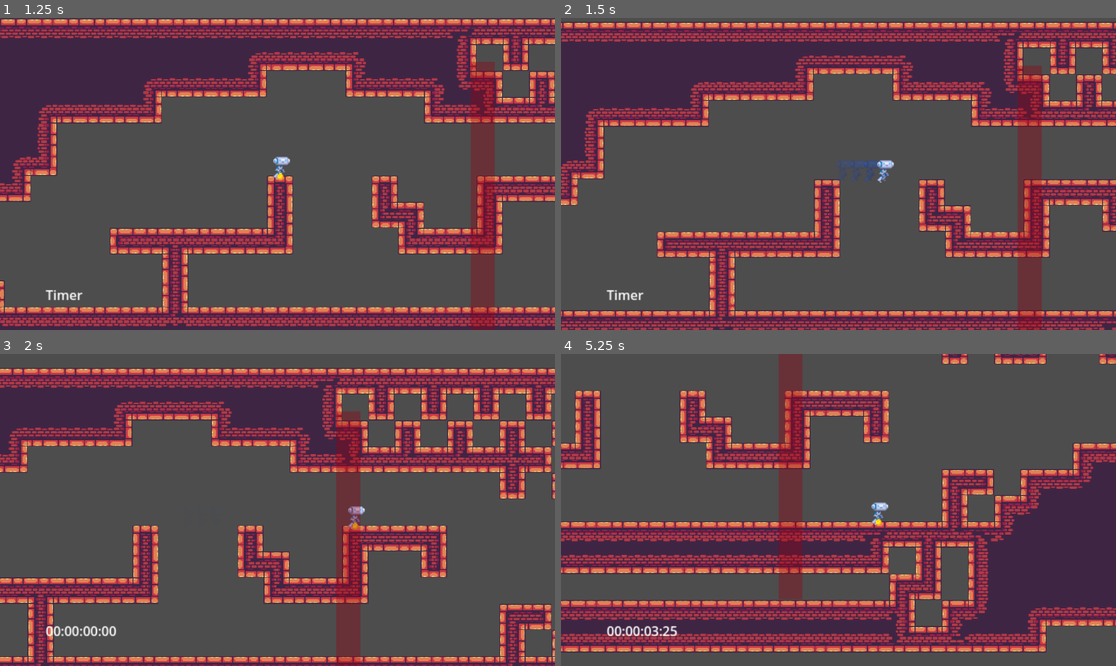
Above: before the commit, frames 1-4 (two rows, left to right).
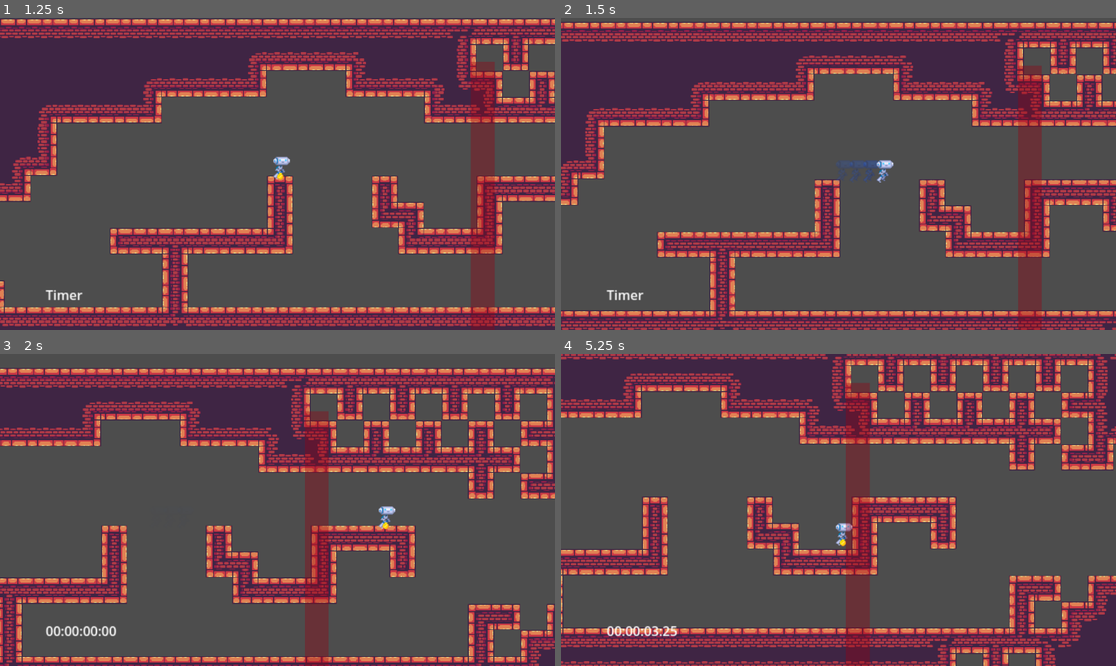
Above: after the commit, the same moments.

Repository: Slabity/LudumDare53
Game: Godot game, scene res://src/scenes/main_scene.tscn
Same seed, same stepped clock (60 frames per second), same inputs: the game is played once before the commit and once after it.
Inputs (mouse positions are in pixels of both pictures, inside the frame that each line leads up to):
- Up to frame 1 (1.25 s): click "Play" at 0.5 s
- Up to frame 2 (1.5 s): move the mouse to (960, 158) at 1.27 s; hold Right (ui_right) from 1.28 s (still down); tap K (dash) at 1.35 s; click (960, 158) at 1.42 s
- Up to frame 3 (2 s): keep holding Right (ui_right); tap J (jump) at 1.52 s; right-click (399, 494) at 1.55 s
- Up to frame 4 (5.25 s): release Right (ui_right) at 2 s; drag from (727, 525) to (910, 575) at 2.02 s; move the mouse to (894, 441) at 2.77 s; hold Left (ui_left) 2.78-3.5 s; tap K (dash) at 2.85, 4.35 s; right-click (894, 441) at 3.05 s; drag from (810, 572) to (672, 463) at 3.52 s; move the mouse to (1005, 556) at 4.27 s; hold Right (ui_right) 4.28-5 s; tap J (jump) at 4.52 s; right-click (1005, 556) at 4.55 s; drag from (672, 463) to (838, 444) at 5.02 s

Frame 1 is identical in both runs. In frame 2, 3.8% of the frame differs, in the area x 0-100%, y 1-100%; in frame 3, 35%; in frame 4, 70%, in the area x 0-100%, y 0-100%.

Commit message:
Movement polish

Diff:
--- a/src/scenes/player/grapple/grapple.gd
+++ b/src/scenes/player/grapple/grapple.gd
@@ -6,7 +6,7 @@
 @onready var raycast = $RayCast2D
 @onready var links = $Links
 @onready var hook = $Hook
-@export var grapple_length: float = 170.0
+@export var grapple_length: float = 200.0
 @export var hook_speed = 1500.0
 
 signal grapple_attached(hook_location: Vector2)  # global position
--- a/src/scenes/player/player.gd
+++ b/src/scenes/player/player.gd
@@ -33,6 +33,8 @@
 @onready var cooldowns = $Cooldowns
 # @onready var dash_particles = $DashParticles
 
+@export var air_momentum = 0.96  # Higher is more drag.
+@export var air_input_multiplier = 0.75  # Input influence while in air
 @export var dash_trail_sprite: PackedScene
 @export var speed = Vector2(200.0, 350.0)
 @export var dash_speed = Vector2(500.0, 550.0)
@@ -42,7 +44,6 @@
 @export var gravity_multiplier = 1.2
 @export var gravity_input_control_up = 0.9
 @export var gravity_input_control_down = 1.1
-@export var max_x_movement = 3000  # Maximum x movement.
 @export var wall_friction = 0.5
 @export var wall_kick_speed = 300.0
 @export var wall_hard_kick_speed = 1.3
@@ -55,6 +56,8 @@
 @export var grapple_kick_length = 0.2
 @export var grapple_spring_const = 25.0
 @export var grapple_damp_const = Vector2(1.0, 2.0)
+@export var grapple_swing_ratio = 0.06  # How much the velocity influences the swing force.
+@export var grapple_max_force = 18.0
 
 var _dash_dir = Vector2.ZERO
 var _can_dash = true
@@ -163,39 +166,43 @@
 		velocity = _dash_dir * dash_speed
 		if sliding:
 			velocity *= 0.7
+		return
+
+	var spd = hyper_speed_long if cooldowns.exists(Cooldowns.HYPER) else speed.x
+	if cooldowns.exists(Cooldowns.WALL_KICK_HARD) and _wall_dir_kick_hard * input_dir.x < 0:
+		# More speed away from wall after recently kicking off one.
+		spd *= wall_hard_kick_influence
+
+	var multiplier = 0.85 if not is_on_floor() else 1.0
+	var input_multiplier = air_input_multiplier if not is_on_floor() else 1.0
+	var desired_x = lerpf(velocity.x, input_dir.x * spd * input_multiplier, 0.3)
+	velocity.x += desired_x - velocity.x * multiplier
+
+	var grav_multiplier = 1.0
+	if input_dir.y > 0:
+		grav_multiplier = gravity_input_control_down
+	elif input_dir.y < 0:
+		grav_multiplier = gravity_input_control_up
+	velocity.y += gravity * gravity_multiplier * delta * grav_multiplier
+
+	# Apply wall friction. If applying friction for a certain time, reset dash.
+	if (
+		velocity.y > 0
+		and (
+			input_dir.x > 0.0 and right_wall_detector.is_colliding()
+			or input_dir.x < 0.0 and left_wall_detector.is_colliding()
+		)
+		and not cooldowns.exists(Cooldowns.WALL_KICK_RECENT)
+	):
+		velocity.y *= wall_friction
+		if !_can_dash:
+			if cooldowns.exists(Cooldowns.WALL_KICK_DASH_RESET):
+				cooldowns.remove(Cooldowns.WALL_KICK_DASH_RESET)
+			elif !cooldowns.exists(Cooldowns.WALL_DASH_RESET):
+				cooldowns.add(Cooldowns.WALL_DASH_RESET, dash_limit, self, "_reset_dash")
 	else:
-		var spd = hyper_speed_long if cooldowns.exists(Cooldowns.HYPER) else speed.x
-		if cooldowns.exists(Cooldowns.WALL_KICK_HARD) and _wall_dir_kick_hard * input_dir.x < 0:
-			# More speed away from wall after recently kicking off one.
-			spd *= wall_hard_kick_influence
-
-		var desired_x = lerpf(velocity.x, input_dir.x * spd, 0.35)
-		velocity.x += clamp(desired_x - velocity.x, -max_x_movement, max_x_movement)
-		var input_multiplier = 1.0
-		if input_dir.y > 0:
-			input_multiplier = gravity_input_control_down
-		elif input_dir.y < 0:
-			input_multiplier = gravity_input_control_up
-		velocity.y += gravity * gravity_multiplier * delta * input_multiplier
-
-		# Apply wall friction. If applying friction for a certain time, reset dash.
-		if (
-			velocity.y > 0
-			and (
-				input_dir.x > 0.0 and right_wall_detector.is_colliding()
-				or input_dir.x < 0.0 and left_wall_detector.is_colliding()
-			)
-			and not cooldowns.exists(Cooldowns.WALL_KICK_RECENT)
-		):
-			velocity.y *= wall_friction
-			if !_can_dash:
-				if cooldowns.exists(Cooldowns.WALL_KICK_DASH_RESET):
-					cooldowns.remove(Cooldowns.WALL_KICK_DASH_RESET)
-				elif !cooldowns.exists(Cooldowns.WALL_DASH_RESET):
-					cooldowns.add(Cooldowns.WALL_DASH_RESET, dash_limit, self, "_reset_dash")
-		else:
-			if cooldowns.exists(Cooldowns.WALL_DASH_RESET):
-				cooldowns.remove_no_callback(Cooldowns.WALL_DASH_RESET)
+		if cooldowns.exists(Cooldowns.WALL_DASH_RESET):
+			cooldowns.remove_no_callback(Cooldowns.WALL_DASH_RESET)
 
 
 func _reset_dash():
@@ -309,6 +316,23 @@
 	force -= grapple_damp_const * velocity
 	velocity += force * delta
 
+	# Convert some velocity into a swing velocity.
+	var perpendicular = Vector2(grapple_dir.y, grapple_dir.x)
+	# Calculate orientation of perpendicular
+	if grapple_dir.x > 0:
+		perpendicular.y *= -1
+	else:
+		perpendicular.x *= -1
+	if velocity.y > 0:
+		perpendicular *= -1
+
+	var swing_force = grapple_swing_ratio * velocity.length() * perpendicular
+	swing_force = swing_force.clamp(
+		Vector2(-grapple_max_force, -grapple_max_force),
+		Vector2(grapple_max_force, grapple_max_force)
+	)
+	velocity += swing_force
+
 
 func _update_animation(input_dir):
 	# Wall jumps briefly lock sprite direction.
